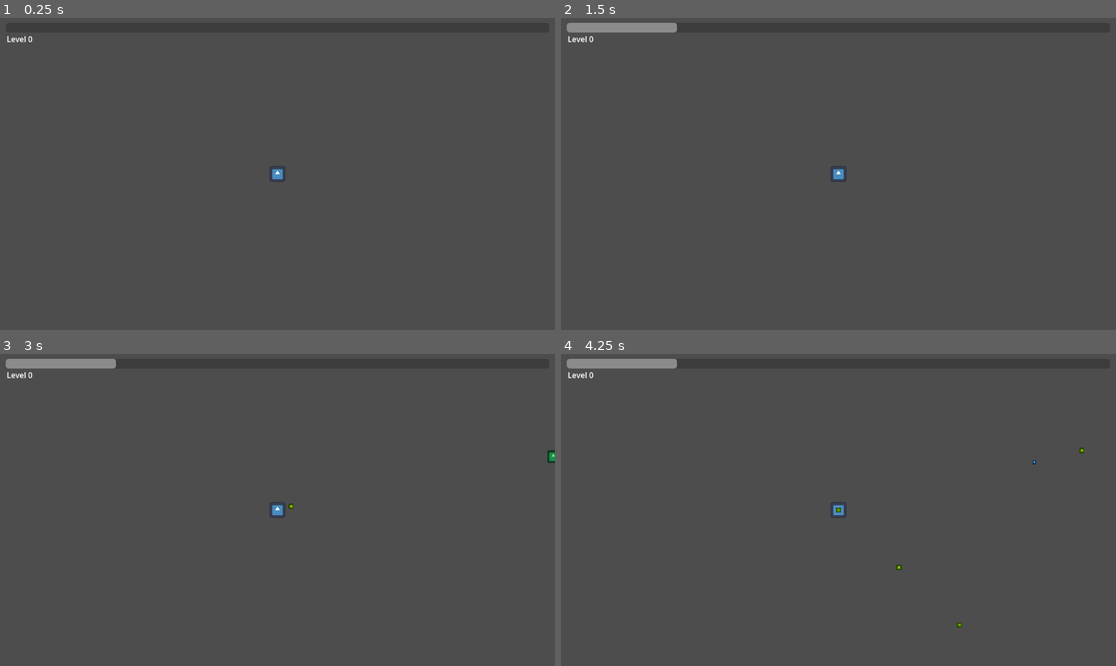
Above: before the commit, frames 1-4 (two rows, left to right).
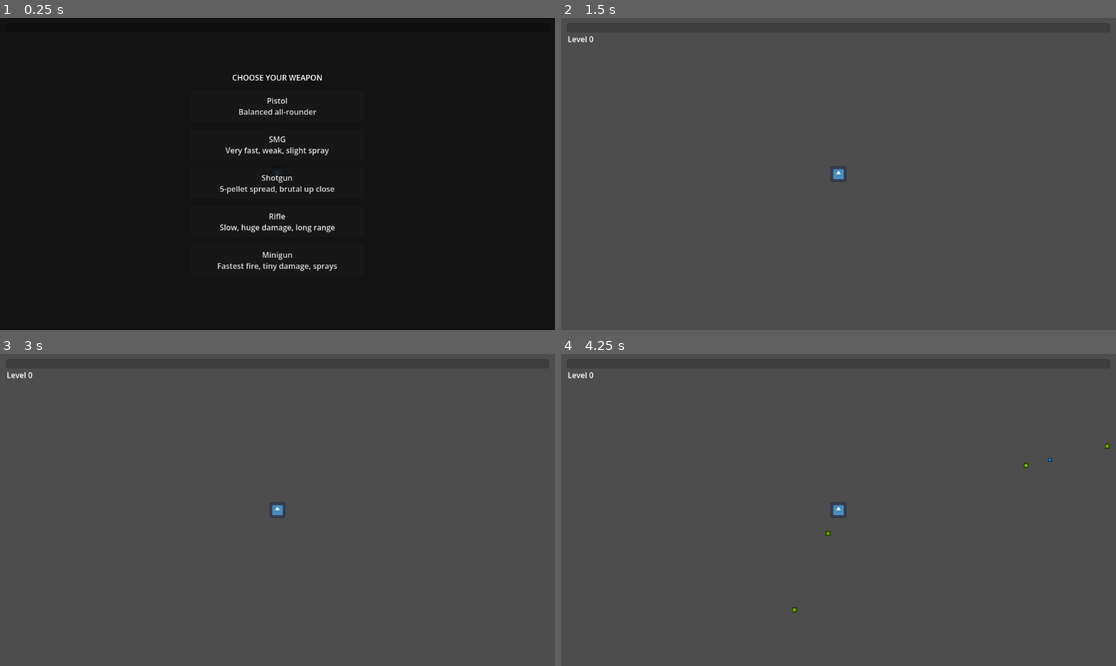
Above: after the commit, the same moments.

Repository: Garry-Systems/the-dead-shift
Game: Godot game, scene res://scenes/Main.tscn
The game is run twice, just before and just after one commit, with the same random seed, the same clock (stepped at 60 frames per second) and the same inputs. The engine's default icon, where the game draws it, is replaced by a stand-in: a white triangle on a blue panel in a dark square.
Inputs (mouse positions are in pixels of both pictures, inside the frame that each line leads up to):
- Up to frame 1 (0.25 s): no input
- Up to frame 2 (1.5 s): click (838, 105) at 0.5 s, where only the run after the commit has a clickable "Pistol Balanced all-rounder"; move the mouse to (960, 158) at 1.27 s; hold D from 1.28 s (still down); click (960, 158) at 1.42 s
- Up to frame 3 (3 s): release D at 2 s; tap Enter at 2 s; drag from (166, 525) to (249, 572) at 2.02 s; tap Space at 2.75 s; move the mouse to (333, 441) at 2.77 s; hold D from 2.78 s (still down)
- Up to frame 4 (4.25 s): release D at 3.5 s; drag from (810, 572) to (932, 481) at 3.52 s

The runs differ from the first frame. In frame 1, 100% of the frame differs, in the area x 0-100%, y 0-100%; in frame 2, 0.6%; in frame 3, 0.7%; in frame 4, 0.8%.

Commit message:
Phase 3 step 1 complete: weapon-select screen + 5 configurable guns
Gun.gd gains projectile_count/spread + configure(def); _fire fans pellets
across the spread arc. New StartUI weapon-select screen (pauses at launch,
5 guns from Weapons.all). Wired StartUI CanvasLayer into Main.tscn.

Co-Authored-By: Claude Opus 4.8 (1M context) <noreply@anthropic.com>

Diff:
--- a/scenes/Main.tscn
+++ b/scenes/Main.tscn
@@ -1,10 +1,11 @@
-[gd_scene load_steps=6 format=3]
+[gd_scene load_steps=7 format=3]
 
 [ext_resource type="PackedScene" path="res://scenes/Player.tscn" id="1_player"]
 [ext_resource type="Script" uid="uid://dchqcispiwxbx" path="res://scripts/Spawner.gd" id="2_spawn"]
 [ext_resource type="PackedScene" path="res://scenes/Zombie.tscn" id="3_zomb"]
 [ext_resource type="Script" path="res://scripts/Hud.gd" id="4_hud"]
 [ext_resource type="Script" path="res://scripts/LevelUpUI.gd" id="5_levelup"]
+[ext_resource type="Script" path="res://scripts/StartUI.gd" id="6_startui"]
 
 [node name="Main" type="Node2D"]
 
@@ -19,3 +20,6 @@
 
 [node name="LevelUpUI" type="CanvasLayer" parent="."]
 script = ExtResource("5_levelup")
+
+[node name="StartUI" type="CanvasLayer" parent="."]
+script = ExtResource("6_startui")
--- a/scripts/Gun.gd
+++ b/scripts/Gun.gd
@@ -10,8 +10,19 @@
 var fire_interval := GameConfig.GUN_FIRE_INTERVAL
 var bullet_speed := GameConfig.BULLET_SPEED
 var gun_range := GameConfig.GUN_RANGE
+var projectile_count := 1
+var spread := 0.0                  # total fan arc in radians across the projectiles
 
 var _cooldown := 0.0
+
+## Loads a weapon definition from Weapons.all() as this gun's base stats.
+func configure(def: Dictionary) -> void:
+	damage = float(def["damage"])
+	fire_interval = float(def["fire_interval"])
+	bullet_speed = float(def["bullet_speed"])
+	gun_range = float(def["range"])
+	projectile_count = int(def["projectiles"])
+	spread = float(def["spread"])
 
 func _process(delta: float) -> void:
 	_cooldown -= delta
@@ -40,6 +51,18 @@
 	return zombies[idx] as Node2D
 
 func _fire(dir: Vector2) -> void:
+	var base_angle := dir.angle()
+	if projectile_count <= 1:
+		var jitter: float = randf_range(-spread, spread) if spread > 0.0 else 0.0
+		_spawn_bullet(Vector2.from_angle(base_angle + jitter))
+		return
+	# Fan multiple pellets evenly across the spread arc, centered on the aim.
+	for i in projectile_count:
+		var t := float(i) / float(projectile_count - 1)
+		var offset := lerpf(-spread * 0.5, spread * 0.5, t)
+		_spawn_bullet(Vector2.from_angle(base_angle + offset))
+
+func _spawn_bullet(dir: Vector2) -> void:
 	var bullet = bullet_scene.instantiate()
 	bullet.direction = dir
 	bullet.speed = bullet_speed
--- /dev/null
+++ b/scripts/StartUI.gd
@@ -0,0 +1,60 @@
+extends CanvasLayer
+## The pre-run weapon-select screen, built entirely in code. On _ready it pauses the
+## game and offers all 5 weapons from Weapons.all(). Picking one calls
+## player.gun.configure(def), then unpauses to start the run.
+
+var _player: Player
+var _weapons: Array = []
+
+var _root: Control
+var _buttons: Array[Button] = []
+
+func _ready() -> void:
+	# Keep this UI alive and clickable while the rest of the tree is paused.
+	process_mode = Node.PROCESS_MODE_ALWAYS
+	layer = 11
+
+	_player = get_tree().get_first_node_in_group("player") as Player
+	_weapons = Weapons.all()
+
+	_build_ui()
+	get_tree().paused = true
+
+func _build_ui() -> void:
+	_root = Control.new()
+	_root.set_anchors_and_offsets_preset(Control.PRESET_FULL_RECT)
+	add_child(_root)
+
+	var dim := ColorRect.new()
+	dim.color = Color(0, 0, 0, 0.75)
+	dim.set_anchors_and_offsets_preset(Control.PRESET_FULL_RECT)
+	_root.add_child(dim)
+
+	var center := CenterContainer.new()
+	center.set_anchors_and_offsets_preset(Control.PRESET_FULL_RECT)
+	_root.add_child(center)
+
+	var vbox := VBoxContainer.new()
+	vbox.add_theme_constant_override("separation", 16)
+	center.add_child(vbox)
+
+	var title := Label.new()
+	title.text = "CHOOSE YOUR WEAPON"
+	title.horizontal_alignment = HORIZONTAL_ALIGNMENT_CENTER
+	vbox.add_child(title)
+
+	for i in _weapons.size():
+		var def: Dictionary = _weapons[i]
+		var b := Button.new()
+		b.custom_minimum_size = Vector2(360, 64)
+		b.text = "%s\n%s" % [def["name"], def["desc"]]
+		b.pressed.connect(_on_weapon_pressed.bind(i))
+		vbox.add_child(b)
+		_buttons.append(b)
+
+func _on_weapon_pressed(index: int) -> void:
+	var def: Dictionary = _weapons[index]
+	if _player and _player.gun:
+		_player.gun.configure(def)
+	queue_free()
+	get_tree().paused = false
Not shown, added: scripts/StartUI.gd.uid
Not shown, added: scripts/logic/Weapons.gd.uid
